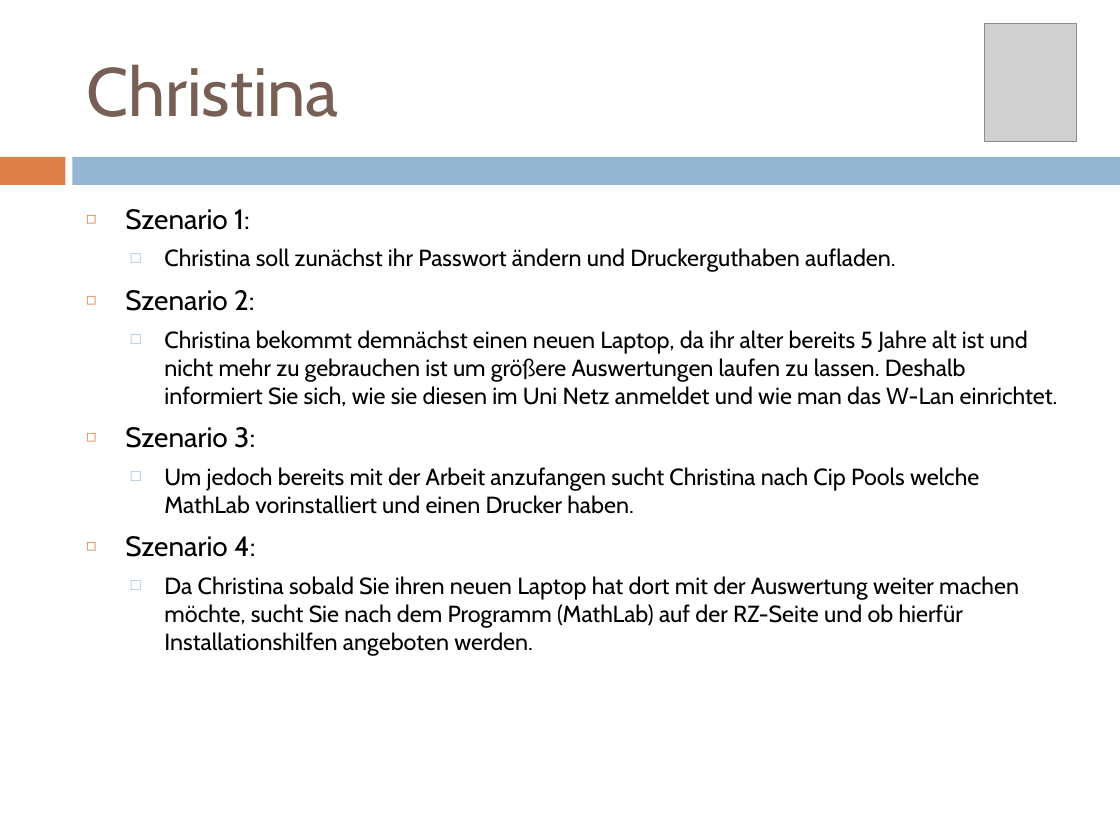
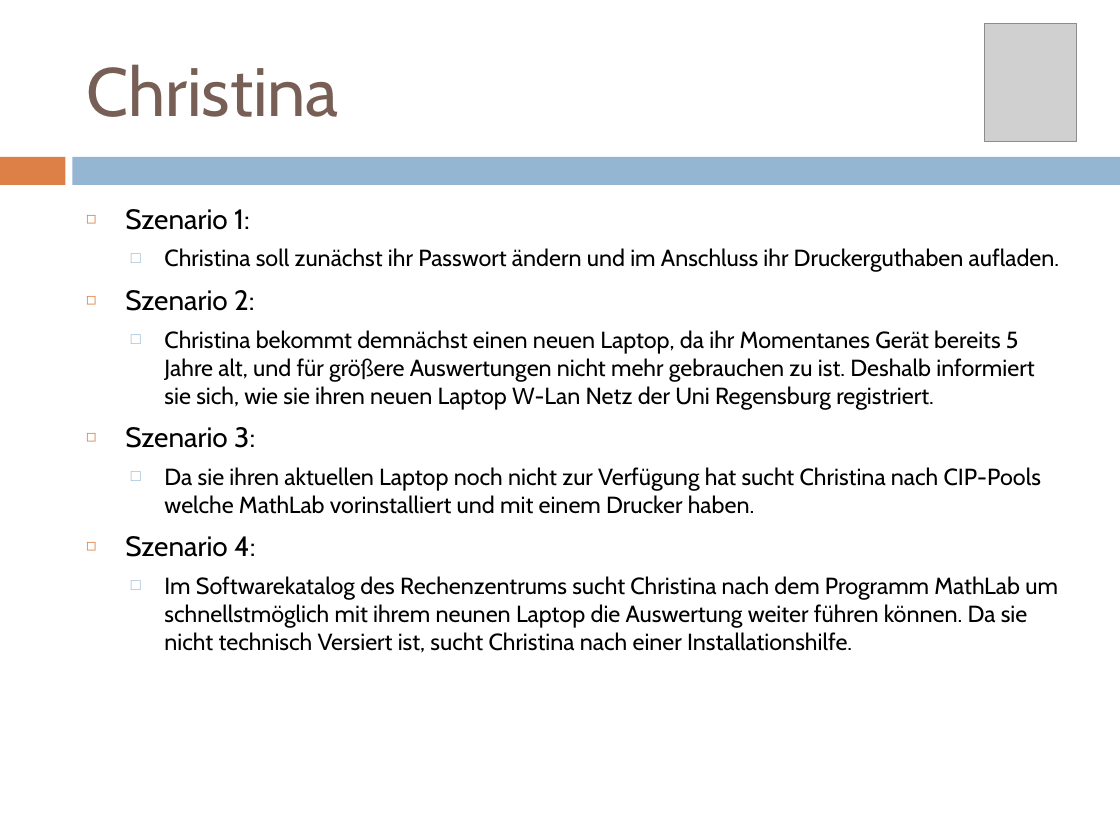
Before and after one commit to pinkdroyd/redesign-ur-rz, a slide deck: slide 8 of Personas und Szenarien/Personas_Redesign_RZ.pptx. Drawn at 1120x840 pixels with LibreOffice and Linux fonts; fonts in the diff are those of the drawing; grey boxes stand for pictures. Boxes give left, top, right and bottom in pixels: in the first picture for what was removed or moved away, otherwise in the second. Text is boxed around its words. In the diff, an @@ line names an element or a change of style, - is before the commit and + after.

```diff
--- a/Personas und Szenarien/Personas_Redesign_RZ.pptx
+++ b/Personas und Szenarien/Personas_Redesign_RZ.pptx
@@ text at (x1=125, y1=209, x2=1058, y2=653): text changed @@
-  □ Christina soll zunächst ihr Passwort ändern und Druckerguthaben aufladen.
+  □ Christina soll zunächst ihr Passwort ändern und im Anschluss ihr Druckerguthaben aufladen.
@@ text at (x1=164, y1=330, x2=1034, y2=410): text changed @@
-  □ Christina bekommt demnächst einen neuen Laptop, da ihr alter bereits 5 Jahre alt ist und nicht mehr zu gebrauchen ist um größere Auswertungen laufen zu lassen. Deshalb informiert Sie sich, wie sie diesen im Uni Netz anmeldet und wie man das W-Lan einrichtet.
+  □ Christina bekommt demnächst einen neuen Laptop, da ihr Momentanes Gerät bereits 5 Jahre alt, und für größere Auswertungen nicht mehr gebrauchen zu ist. Deshalb informiert sie sich, wie sie ihren neuen Laptop W-Lan Netz der Uni Regensburg registriert.
@@ text at (x1=164, y1=467, x2=1041, y2=514): text changed @@
-  □ Um jedoch bereits mit der Arbeit anzufangen sucht Christina nach Cip Pools welche MathLab vorinstalliert und einen Drucker haben.
+  □ Da sie ihren aktuellen Laptop noch nicht zur Verfügung hat sucht Christina nach CIP-Pools welche MathLab vorinstalliert und mit einem Drucker haben.
@@ text at (x1=164, y1=576, x2=1058, y2=653): text changed @@
-  □ Da Christina sobald Sie ihren neuen Laptop hat dort mit der Auswertung weiter machen möchte, sucht Sie nach dem Programm (MathLab) auf der RZ-Seite und ob hierfür Installationshilfen angeboten werden.
+  □ Im Softwarekatalog des Rechenzentrums sucht Christina nach dem Programm MathLab um schnellstmöglich mit ihrem neunen Laptop die Auswertung weiter führen können. Da sie nicht technisch Versiert ist, sucht Christina nach einer Installationshilfe.
```
Also in this commit, not shown: 16 other slides changed, 1 other file.
